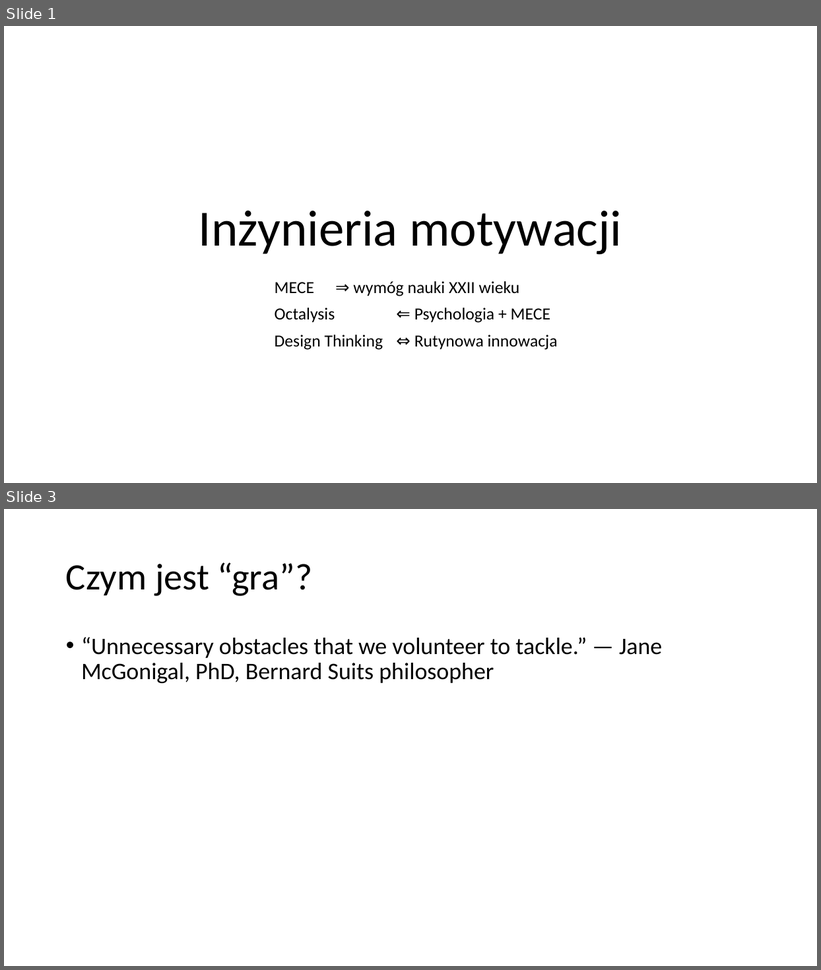
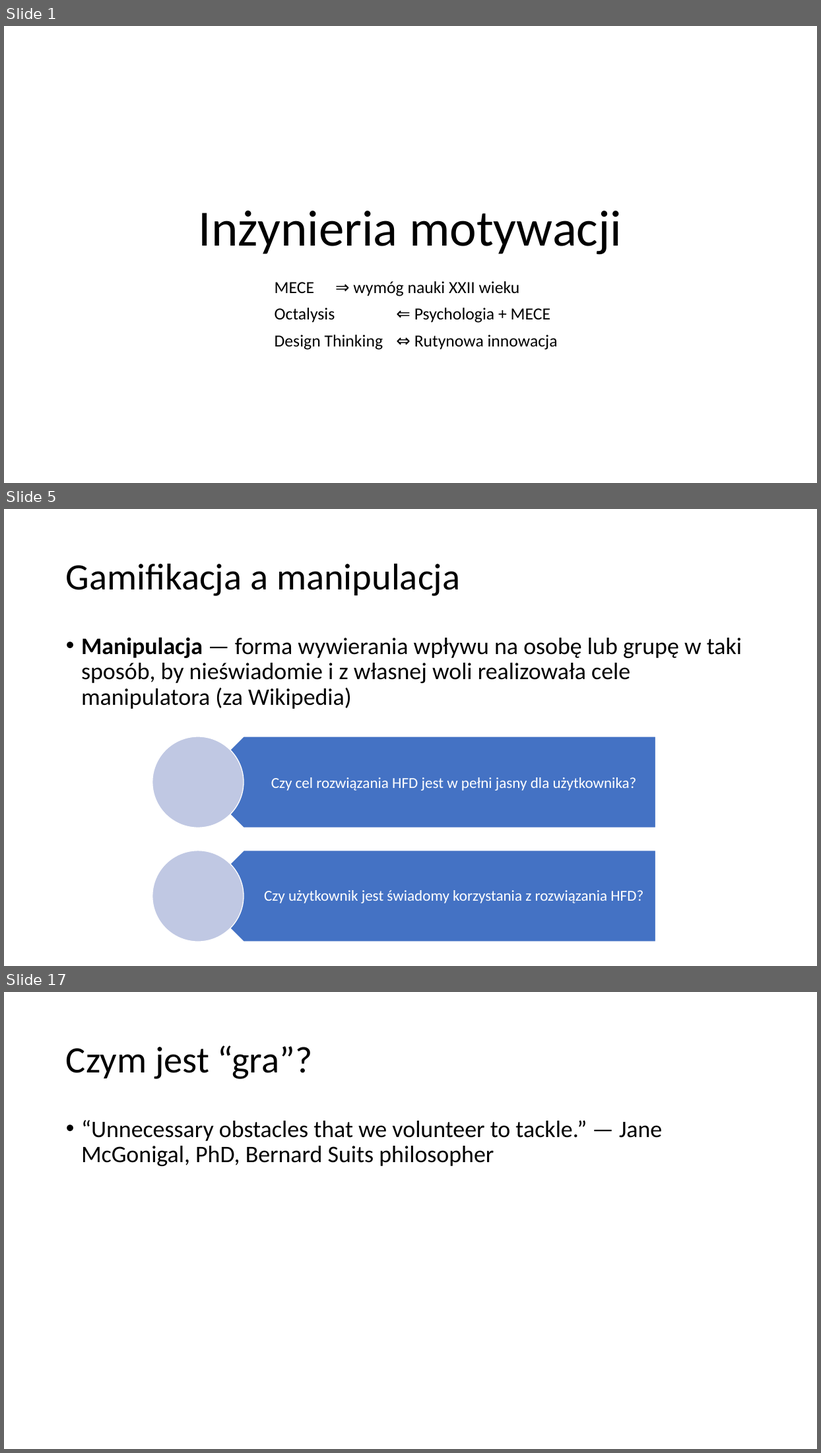
Before and after one commit to Jblew/mece-motivation-workshops, a slide deck: prezentacja-v1.pptx. Shown one above the other, each under a label of ours: slides 1 and 3 before the commit, slides 1, 5 and 17 after it; the slides between them are not shown. The pictures are 821x970 and 821x1453 pixels, drawn with LibreOffice and Linux fonts; fonts in the diff are those of the drawing. Boxes give left, top, right and bottom in pixels: in the first picture for what was removed or moved away, otherwise in the second. Text is boxed around its words. In the diff, an @@ line names an element or a change of style, - is before the commit and + after.

```diff
--- a/prezentacja-v1.pptx
+++ b/prezentacja-v1.pptx
@@ slide 5 added at (4,509,817,966), background #FFFFFF @@
@@ title added at (66,563,460,596), 44 pt, text #000000 @@
+Gamifikacja a manipulacja
@@ text added at (81,637,742,709), 28 pt, text #000000 @@
+• Manipulacja — forma wywierania wpływu na osobę lub grupę w taki sposób, by nieświadomie i z własnej woli realizowała cele manipulatora (za Wikipedia)
@@ group added at (152,737,656,942): 2 pentagon arrows, 2 texts, 2 ellipses @@
+Czy cel rozwiązania HFD jest w pełni jasny dla użytkownika?
+Czy użytkownik jest świadomy korzystania z rozwiązania HFD?
@@ what was slide 3 is now slide 17 @@
```
Also in this commit, not shown: 14 other slides added, 1 slide removed, 1 other file.
